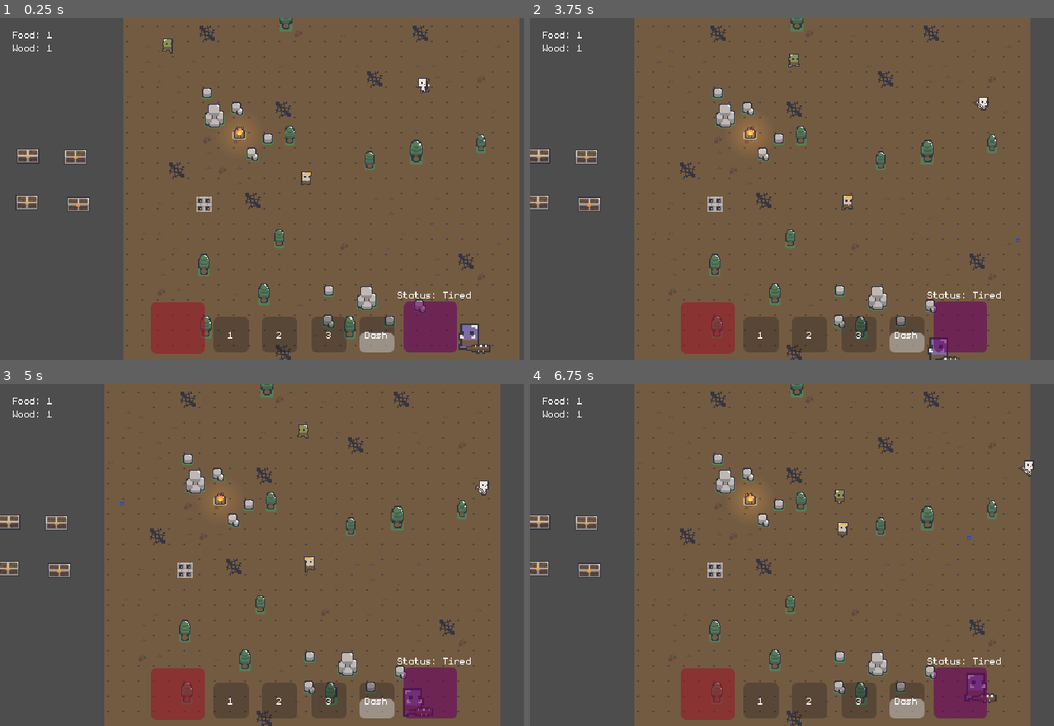
Above: before the commit, frames 1-4 (two rows, left to right).
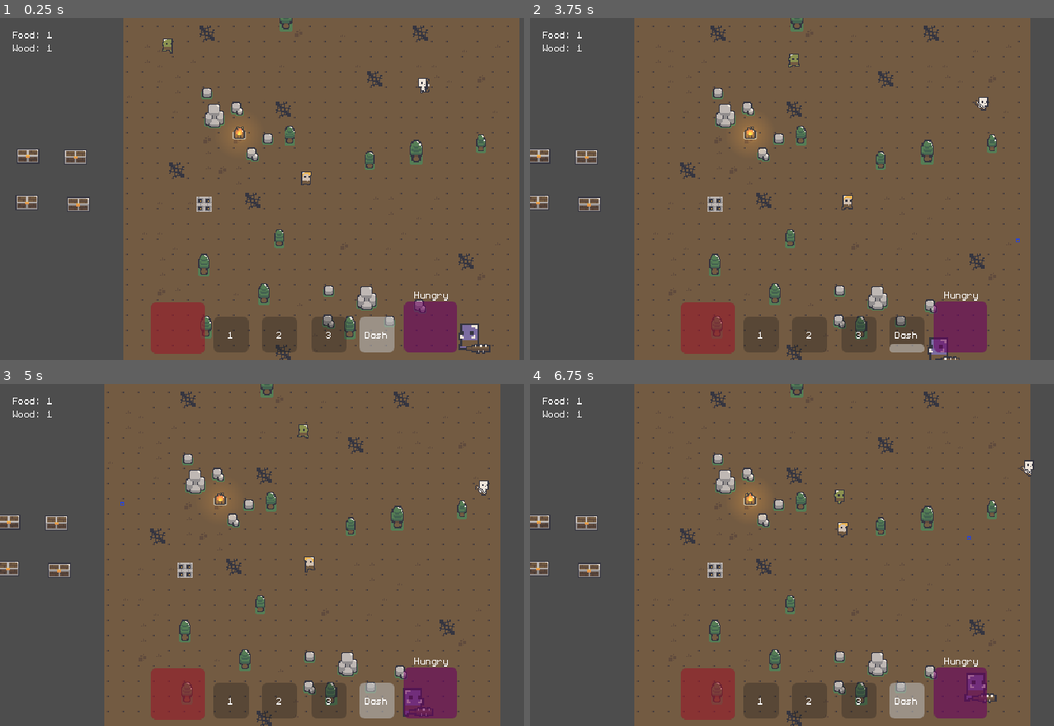
Above: after the commit, the same moments.

Repository: qmarsala/DeliciousDungeon
Game: Godot game, scene res://scenes/debug.tscn
Two runs of this game, one before a commit and one after it. Both use one fixed random seed, a clock stepped at 60 frames per second and the inputs below. This scene is started directly instead of the project's main scene.
Inputs (mouse positions are in pixels of both pictures, inside the frame that each line leads up to):
- Up to frame 1 (0.25 s): no input
- Up to frame 2 (3.75 s): move the mouse to (970, 171) at 0.52 s; hold Right mouse button (dash) 0.53-1.28 s; click (970, 171) at 0.67 s; move the mouse to (713, 206) at 1.27 s; tap Q (ability_one) at 1.35 s; click (713, 206) at 1.42 s; right-click (713, 206) at 1.55 s; move the mouse to (896, 113) at 2.02 s; hold Right mouse button (dash) 2.03-2.78 s; click (896, 113) at 2.17 s; move the mouse to (802, 257) at 2.77 s; tap F (interact) at 2.85 s; click (802, 257) at 2.92 s; right-click (802, 257) at 3.05 s; move the mouse to (1017, 240) at 3.52 s; press the mouse at (1017, 240) at 3.53 s
- Up to frame 3 (5 s): right-click (487, 606) at 3.8 s; move the mouse to (120, 503) at 4.27 s; release the mouse at (120, 503) at 4.28 s; right-click (120, 503) at 4.35 s; click (120, 503) at 4.42 s
- Up to frame 4 (6.75 s): move the mouse to (865, 555) at 5.02 s; hold Right mouse button (dash) 5.03-5.78 s; tap Q (ability_one) at 5.1 s; click (865, 555) at 5.17 s; move the mouse to (744, 469) at 5.77 s; right-click (744, 469) at 5.85 s; click (744, 469) at 5.92 s; move the mouse to (970, 537) at 6.52 s; hold F (interact) from 6.53 s (still down); click (970, 537) at 6.67 s

The runs differ from the first frame. In frame 1, 0.4% of the frame differs, in the area x 68-90%, y 80-94%; in frame 2, 0.3%; in frame 3, 0.4%; in frame 4, 0.4%.
Error before the commit: Cannot call method 'hide' on a null value. (res://assets/scripts/ui/player_ui.gd:26)

Commit message:
temp wiring of ui

Diff:
--- a/src/assets/scripts/ui/player_ui.gd
+++ b/src/assets/scripts/ui/player_ui.gd
@@ -9,12 +9,14 @@
 @onready var food_count_label: Label = %FoodCountLabel
 @onready var wood_count_label: Label = %WoodCountLabel
 @onready var status_label: Label = %StatusLabel
-@onready var dash_icon: Label = %DashIcon
-
-var dash_icon_hidden = false
+@onready var ability_1_cooldown: ProgressBar = $Ability1Cooldown
+@onready var ability_2_cooldown: ProgressBar = $Ability2Cooldown
+@onready var ability_3_cooldown: ProgressBar = $Ability3Cooldown
+@onready var dash_cooldown: ProgressBar = $DashCooldown
 
 func _ready() -> void:
 	SignalBusService.AttackCharge.connect(update_charge_bar)
+
 
 func _process(delta: float) -> void:
 	update_health_bar(player.health)
@@ -22,12 +24,7 @@
 	update_food_count(player.player_items[Enums.Items.Food])
 	update_wood_count(player.player_items[Enums.Items.Wood])
 	update_status_label(player.rest_is_cooldown)
-	if player.is_dash_cooldown:
-		dash_icon.hide()
-		dash_icon_hidden = true
-	elif dash_icon_hidden:
-		dash_icon.show()
-		dash_icon_hidden = false
+	update_ability_cooldowns()
 
 func update_health_bar(health):
 	if health_bar:
@@ -46,19 +43,40 @@
 		wood_count_label.text = "Wood: " + str(wood_count)
 
 var status_map: Dictionary = {
-	true: "Rested",
-	false: "Tired"
+	true: "Full",
+	false: "Hungry"
 }
 func update_status_label(status):
 	if status_label:
 		var status_text = status_map[status]
 		if hunger_bar.value == 0:
 			status_text = "Starving"
-		status_label.text = "Status: " + status_text
+		status_label.text = status_text
+
+
+func update_ability_cooldowns():
+	dash_cooldown.value = get_progress_value(player.dash_cooldown_timer.time_left, player.DASH_COOLDOWN)
+	if player.weapon_equipped:
+		#todo: change this, should these signal?
+		# or should there be a mediator for this stuff?
+		# we also only need to grab this once when the weapon is equipped, maybe an event for that too?
+		# we could use a weapon equipped event to wire this up
+		# we need a contract around 'weapon or abilities' to gain the data about
+		# an ability such as (name, total_cooldown, current_cooldown)
+		var ability_slots = player.weapon.ability_slots.get_children()
+		var ability1 = ability_slots[0] as Ability
+		var ability2 = ability_slots[1] as Ability
+		var ability3 = ability_slots[2] as Ability
+		ability_1_cooldown.value = get_progress_value(ability1.cooldown_timer.time_left, ability1.total_cooldown)
+		ability_2_cooldown.value = get_progress_value(ability2.cooldown_timer.time_left, ability2.total_cooldown)
+		ability_3_cooldown.value = 0 # get_progress_value(ability3.cooldown_timer.time_left, ability3.ability_data.cooldown)
+
+func get_progress_value(time_left: float, total_time: float):
+	return 100 - (time_left / total_time) * 100
 
 func update_charge_bar(time_left: float, total_time: float):
 	if charged_attack_bar:
-		var charge = 100 - (time_left / total_time) * 100
+		var charge = get_progress_value(time_left, total_time)
 		if charge <= 1 or charge >= 99:
 			charged_attack_bar.hide()
 		else:
